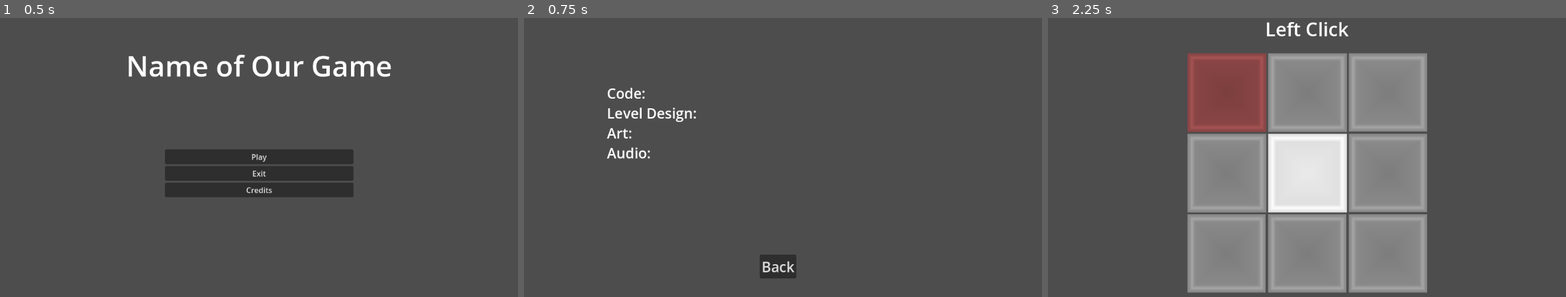
Above: before the commit, frames 1-3 (left to right).
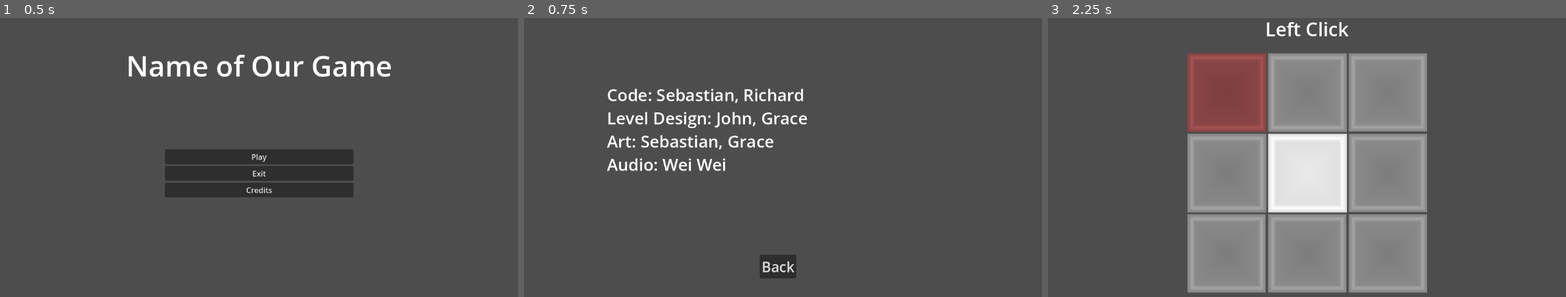
Above: after the commit, the same moments.

Repository: robotabc773/Brackeys2024.1
Game: Godot game, scene res://scenes/main_menu.tscn
Two runs of this game, one before a commit and one after it. Both use one fixed random seed, a clock stepped at 60 frames per second and the inputs below.
Inputs:
- Up to frame 1 (0.5 s): no input
- Up to frame 2 (0.75 s): click "Credits" at 0.5 s
- Up to frame 3 (2.25 s): click "Back" at 1.25 s; click "Play" at 2 s

Frame 1 is identical in both runs. In frame 2, 2.9% of the frame differs, in the area x 15-55%, y 25-55%; in frame 3, nothing differs.

Commit message:
Update credits.tscn

Diff:
--- a/scenes/credits.tscn
+++ b/scenes/credits.tscn
@@ -17,11 +17,11 @@
 offset_top = 162.0
 offset_right = 944.0
 offset_bottom = 573.0
-theme_override_font_sizes/normal_font_size = 30
-text = "Code:
-Level Design:
-Art:
-Audio:"
+theme_override_font_sizes/normal_font_size = 35
+text = "Code: Sebastian, Richard
+Level Design: John, Grace
+Art: Sebastian, Grace
+Audio: Wei Wei"
 
 [node name="Button" type="Button" parent="."]
 layout_mode = 0
